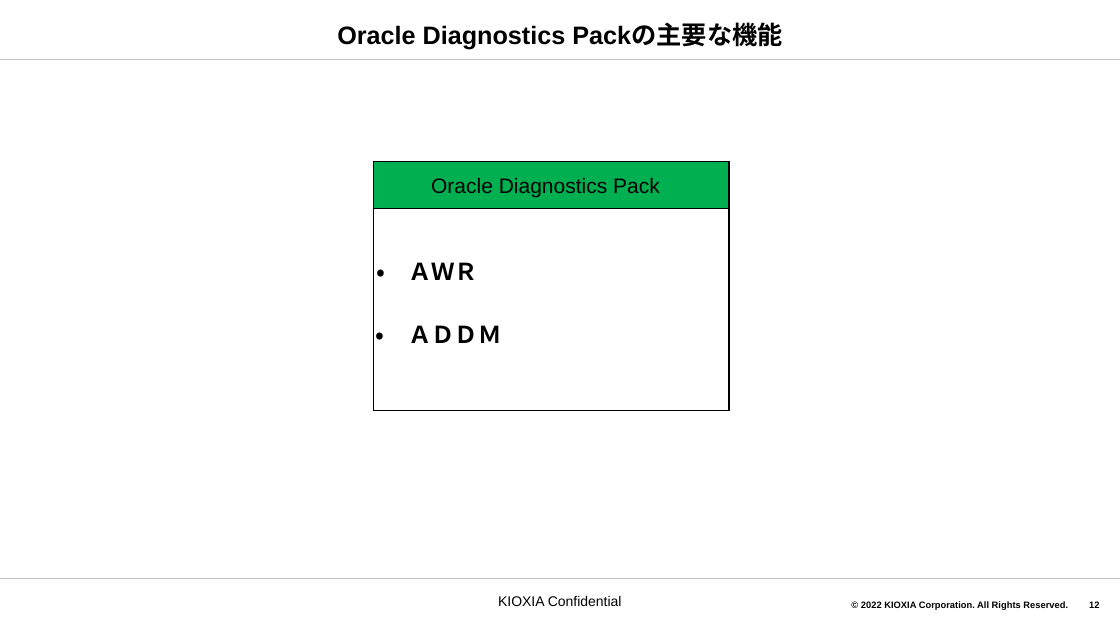
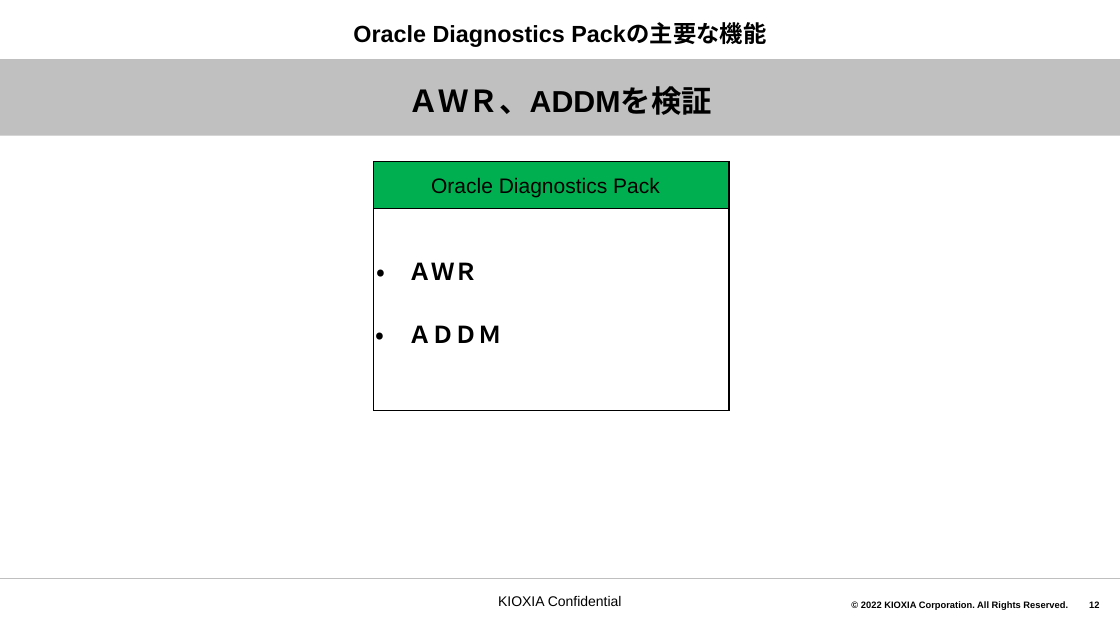
Before and after one commit to akiragm/Shared-Files, a slide deck: slide 12 of oaracle各種ツールの導入について5.pptx. Drawn at 1120x630 pixels with LibreOffice and Linux fonts; fonts in the diff are those of the drawing; background and template pictures are left out. Boxes give left, top, right and bottom in pixels: in the first picture for what was removed or moved away, otherwise in the second. Text is boxed around its words. In the diff, an @@ line names an element or a change of style, - is before the commit and + after.

```diff
--- a/oaracle各種ツールの導入について5.pptx
+++ b/oaracle各種ツールの導入について5.pptx
@@ title "Oracle Diagnostics Packの主要な機能" at <box>353,23,766,47</box>: size 21.6 to 20 pt @@
@@ text added at <box>0,60,1120,135</box>, fill #C0C0C0, 26 pt, text #000000, bold @@
+ＡＷＲ、ADDMを検証
```
Also in this commit, not shown: 8 other slides changed, 3 other files.
